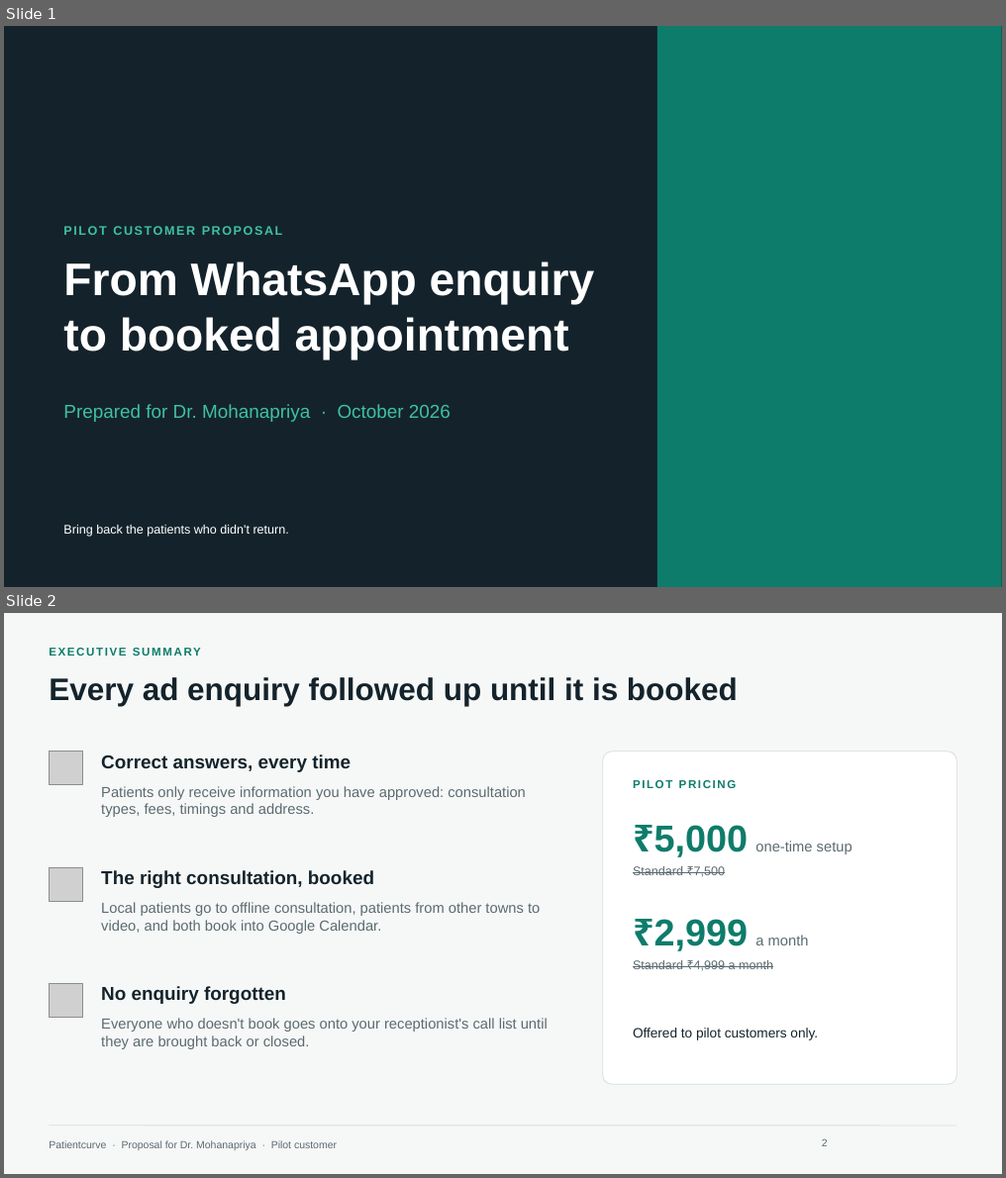
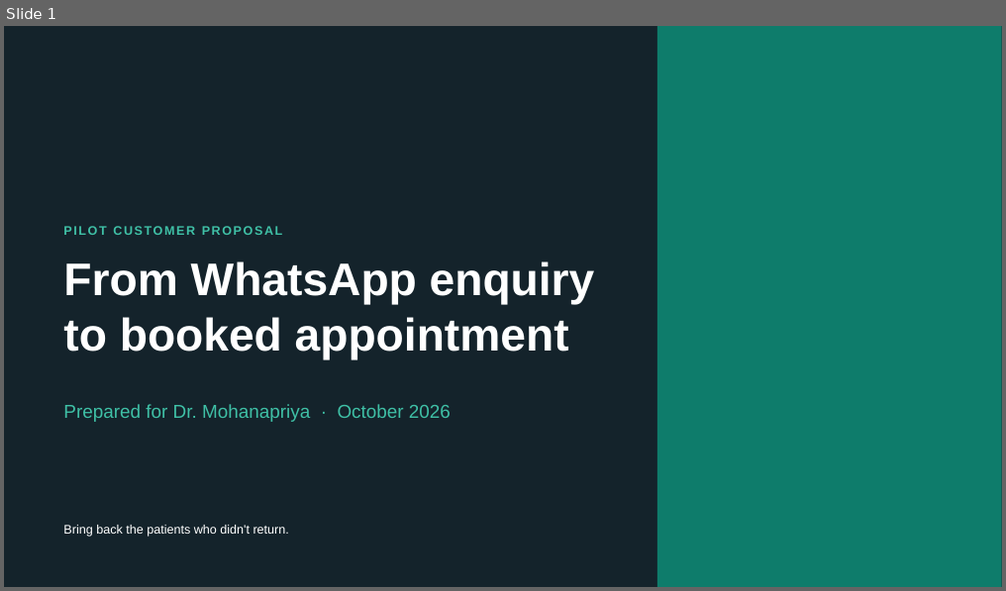
Before and after one commit to HARRISHG/staff-chat-flow, a slide deck: Patientcurve-Proposal-Dr-Mohanapriya.pptx. Shown one above the other, each under a label of ours: slides 1 and 2 before the commit, slide 1 after it. The pictures are 1006x1178 and 1006x591 pixels, drawn with LibreOffice and Linux fonts; fonts in the diff are those of the drawing; grey boxes stand for pictures; background and template pictures are left out. Boxes give left, top, right and bottom in pixels: in the first picture for what was removed or moved away, otherwise in the second. Text is boxed around its words. In the diff, an @@ line names an element or a change of style, - is before the commit and + after.

```diff
--- a/Patientcurve-Proposal-Dr-Mohanapriya.pptx
+++ b/Patientcurve-Proposal-Dr-Mohanapriya.pptx
@@ slide 2 removed at (x1=4, y1=613, x2=1002, y2=1174), background #F6F8F7 @@
@@ text removed at (x1=49, y1=645, x2=954, y2=666) @@
-EXECUTIVE SUMMARY
@@ title removed at (x1=49, y1=677, x2=738, y2=706) @@
-Every ad enquiry followed up until it is booked
@@ picture removed at (x1=49, y1=752, x2=82, y2=785) @@
@@ text removed at (x1=101, y1=755, x2=350, y2=772) @@
-Correct answers, every time
@@ rounded rectangle removed at (x1=603, y1=752, x2=957, y2=1084) @@
@@ text removed at (x1=101, y1=786, x2=526, y2=817) @@
-Patients only receive information you have approved: consultation types, fees, timings and address.
@@ text removed at (x1=633, y1=780, x2=737, y2=788) @@
-PILOT PRICING
@@ text removed at (x1=654, y1=825, x2=852, y2=858) @@
-₹5,000 one-time setup
@@ picture removed at (x1=49, y1=867, x2=82, y2=901) @@
@@ text removed at (x1=101, y1=870, x2=374, y2=888) @@
-The right consultation, booked
@@ text removed at (x1=633, y1=866, x2=725, y2=877) @@
-Standard ₹7,500
@@ text removed at (x1=101, y1=902, x2=540, y2=934) @@
-Local patients go to offline consultation, patients from other towns to video, and both book into Google Calendar.
@@ text removed at (x1=654, y1=919, x2=809, y2=952) @@
-₹2,999 a month
@@ text removed at (x1=633, y1=960, x2=773, y2=971) @@
-Standard ₹4,999 a month
@@ picture removed at (x1=49, y1=983, x2=82, y2=1017) @@
@@ text removed at (x1=101, y1=986, x2=286, y2=1004) @@
-No enquiry forgotten
@@ text removed at (x1=101, y1=1018, x2=548, y2=1050) @@
-Everyone who doesn't book goes onto your receptionist's call list until they are brought back or closed.
@@ text removed at (x1=633, y1=1028, x2=818, y2=1041) @@
-Offered to pilot customers only.
@@ line removed from (49, 1126) to (957, 1126) @@
@@ text removed at (x1=49, y1=1141, x2=337, y2=1151) @@
-Patientcurve · Proposal for Dr. Mohanapriya · Pilot customer
@@ page number removed at (x1=822, y1=1139, x2=828, y2=1147) @@
-2
```
Also in this commit, not shown: 2 slides changed, 3 slides added, 9 other slides removed, 1 other file.
